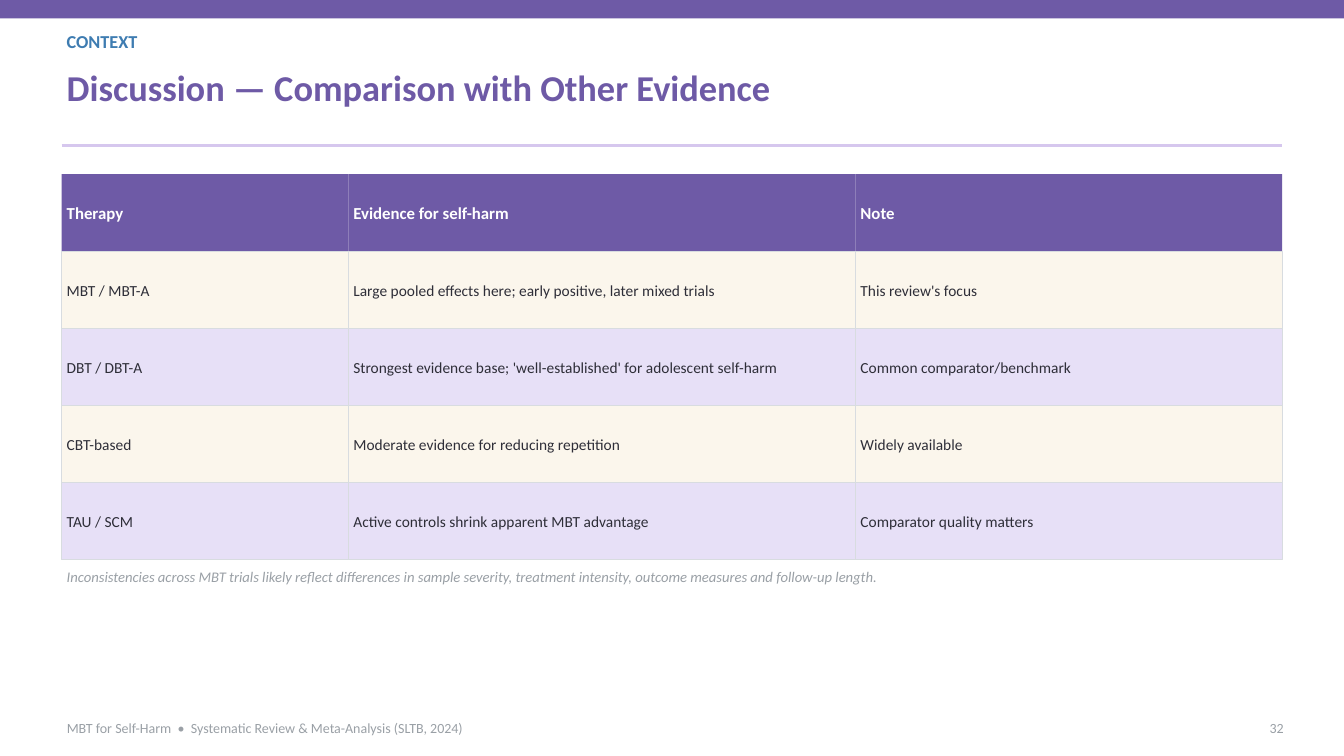
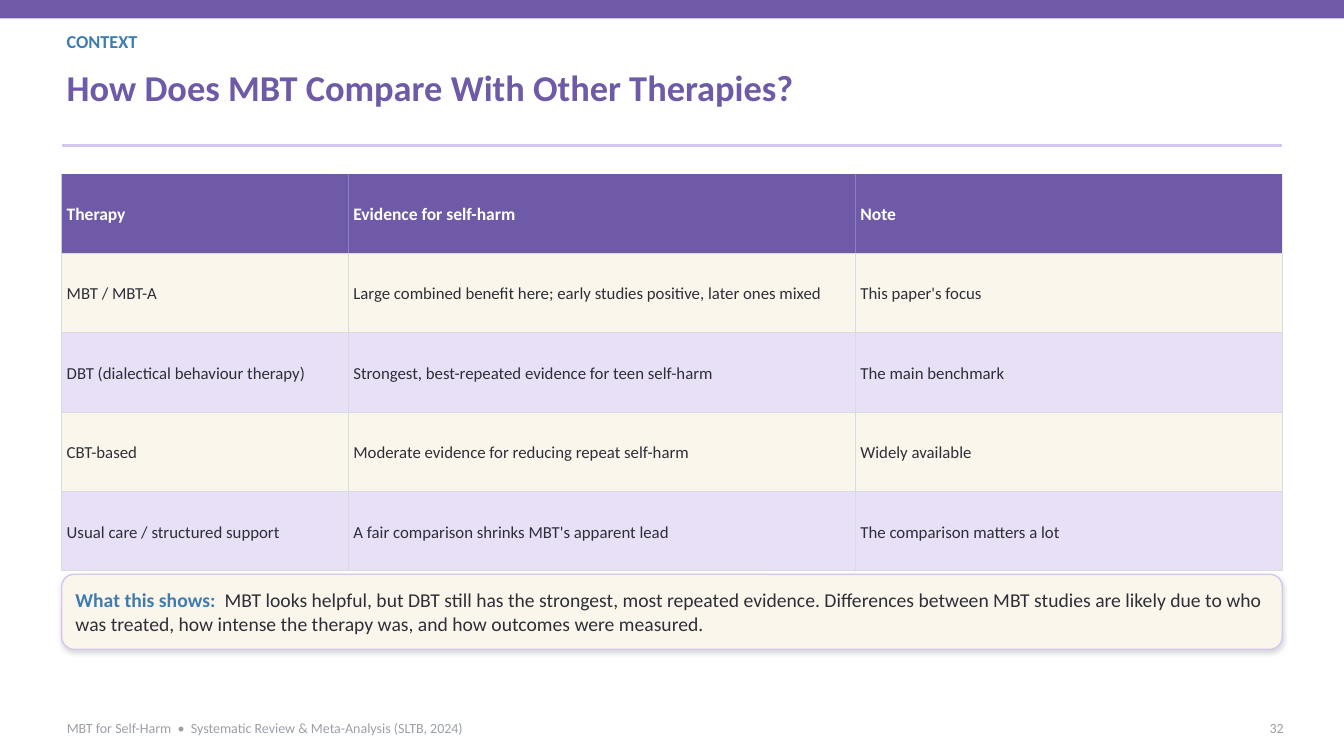
Before and after one commit to tejasdangodra786-byte/Dango-kiro, a slide deck: slide 32 of Journal_Club_MBT_SelfHarm.pptx. Drawn at 1344x756 pixels with LibreOffice and Linux fonts; fonts in the diff are those of the drawing. Boxes give left, top, right and bottom in pixels: in the first picture for what was removed or moved away, otherwise in the second. Text is boxed around its words. In the diff, an @@ line names an element or a change of style, - is before the commit and + after.

Commit message:
Revise deck: 14pt body text, simpler language with plain meanings in brackets, and plain-language captions under every graph
- Sub-topic/body text set to 14pt (headings unchanged)
- Difficult terms explained in brackets (e.g., mentalizing = 'reading minds')
- Every chart/diagram now has a 'What this shows' caption in simple language
- Content reorganized for clearer, more detailed flow; verified effect sizes retained (g=-0.82 self-harm, -1.08 BPD, -1.10 depression)

```diff
--- a/Journal_Club_MBT_SelfHarm.pptx
+++ b/Journal_Club_MBT_SelfHarm.pptx
@@ text at box(67, 75, 793, 107): text changed @@
-Discussion — Comparison with Other Evidence
+How Does MBT Compare With Other Therapies?
@@ size 12 to 12.5 pt in 3 elements at box(349, 174, 856, 254), box(856, 174, 1282, 254), box(62, 174, 348, 254) @@
@@ text in rectangle at box(353, 287, 820, 302): text changed; size 11 to 12 pt @@
-Large pooled effects here; early positive, later mixed trials
+Large combined benefit here; early studies positive, later ones mixed
@@ text in rectangle at box(860, 287, 981, 302): text changed; size 11 to 12 pt @@
-This review's focus
+This paper's focus
@@ 9 rectangles: place and size @@
-9 rectangles at box(62, 251, 1282, 483)
+9 rectangles at box(62, 254, 1282, 492)
@@ text in rectangle at box(67, 367, 305, 382): text changed; size 11 to 12 pt @@
-DBT / DBT-A
+DBT (dialectical behaviour therapy)
@@ text in rectangle at box(353, 367, 713, 382): text changed; size 11 to 12 pt @@
-Strongest evidence base; 'well-established' for adolescent self-harm
+Strongest, best-repeated evidence for teen self-harm
@@ text in rectangle at box(860, 367, 1004, 379): text changed; size 11 to 12 pt @@
-Common comparator/benchmark
+The main benchmark
@@ size 11 to 12 pt in 3 elements at box(62, 254, 348, 334), box(856, 412, 1282, 492), box(62, 412, 348, 492) @@
@@ text in rectangle at box(353, 446, 689, 461): text changed; size 11 to 12 pt @@
-Moderate evidence for reducing repetition
+Moderate evidence for reducing repeat self-harm
@@ rectangle removed at box(62, 483, 348, 561) @@
-TAU / SCM
@@ rectangle added at box(62, 492, 348, 572), fill #E7E0F7, outline #D8DCE0 0.75 pt, 12 pt, text #2E2E38 @@
+Usual care / structured support
@@ rectangle removed at box(349, 483, 856, 561) @@
-Active controls shrink apparent MBT advantage
@@ rectangle added at box(349, 492, 856, 572), fill #E7E0F7, outline #D8DCE0 0.75 pt, 12 pt, text #2E2E38 @@
+A fair comparison shrinks MBT's apparent lead
@@ rectangle "The comparison matters a lot": place and size @@
-rectangle "The comparison matters a lot" at box(856, 483, 1282, 561)
+rectangle "The comparison matters a lot" at box(856, 492, 1282, 572)
@@ text in rectangle at box(860, 526, 1059, 541): text changed; size 11 to 12 pt @@
-Comparator quality matters
+The comparison matters a lot
@@ rounded rectangle added at box(62, 575, 1282, 649), fill #FBF6EC, outline #D6C7EE 1 pt, 14 pt, text #2E2E38 @@
+What this shows: MBT looks helpful, but DBT still has the strongest, most repeated evidence. Differences between MBT studies are likely due to who was treated, how intense the therapy was, and how outcomes were measured.
@@ text removed at box(67, 572, 876, 585) @@
-Inconsistencies across MBT trials likely reflect differences in sample severity, treatment intensity, outcome measures and follow-up length.
```
Also in this commit, not shown: 39 other slides changed, 3 slides added, 3 slides removed, 1 other file.
